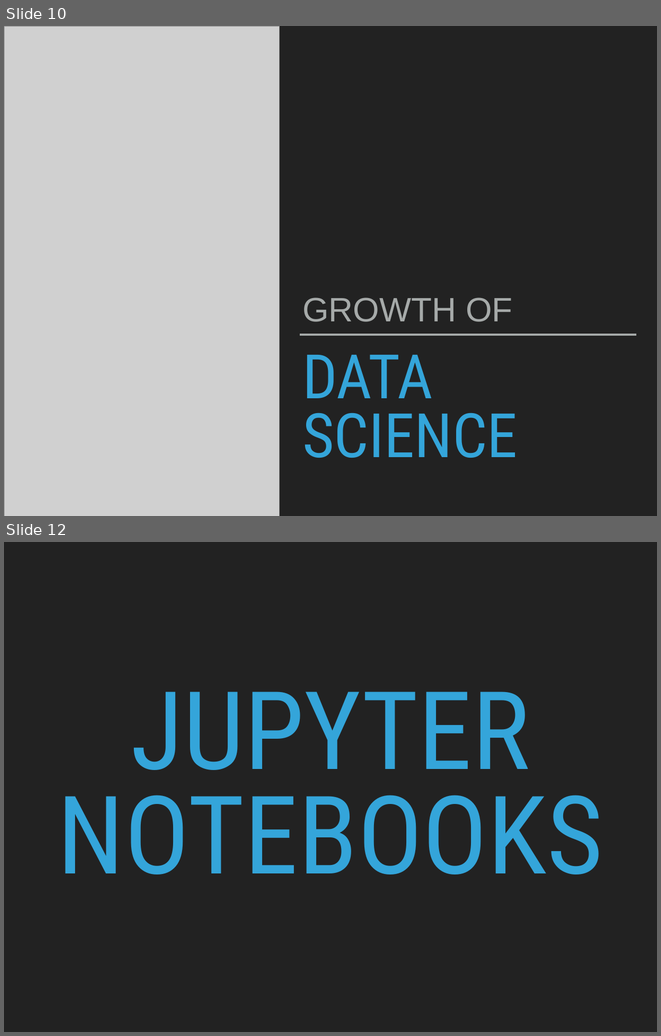
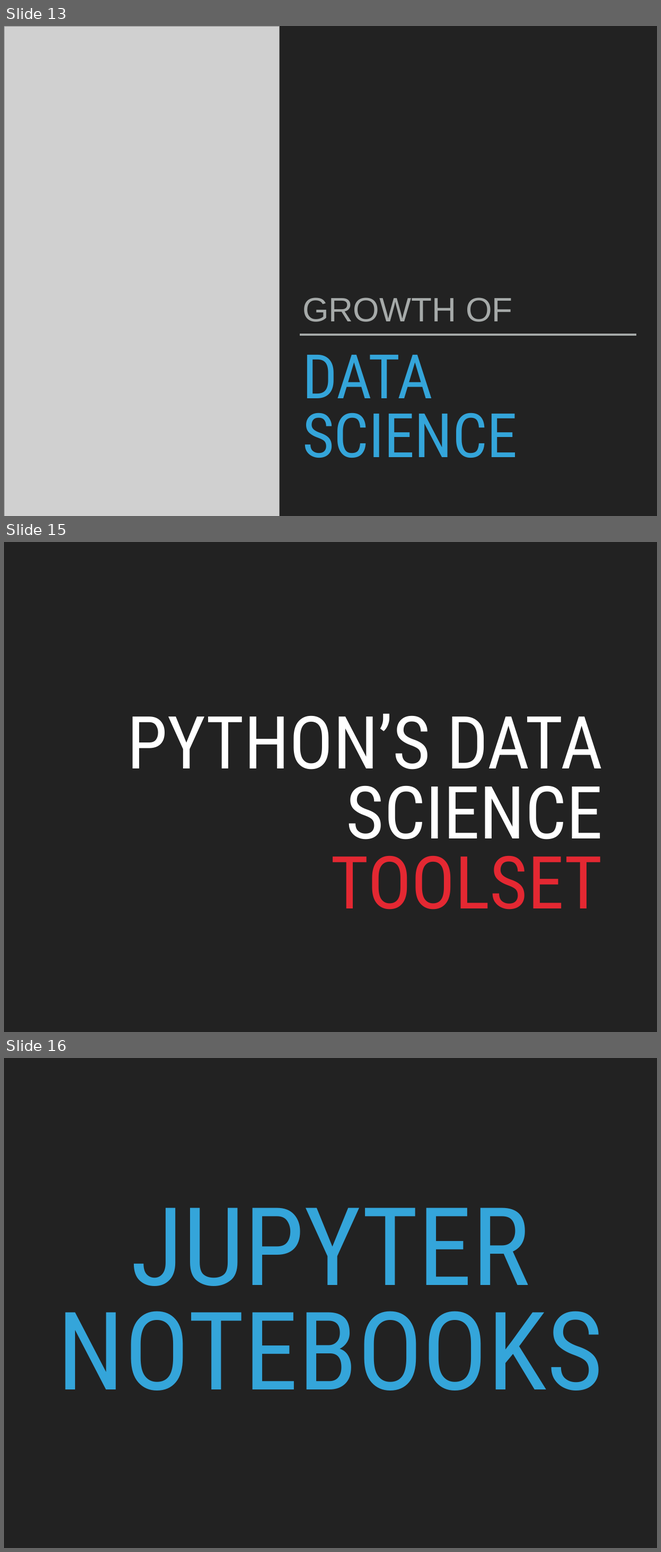
Before and after one commit to robcarrington/data-science-seminar, a slide deck: Seminar.pptx. Shown one above the other, each under a label of ours: slides 10 and 12 before the commit, slides 13, 15 and 16 after it; the slides between them are not shown. The pictures are 661x1036 and 661x1552 pixels, drawn with LibreOffice and Linux fonts; fonts in the diff are those of the drawing; grey boxes stand for pictures. Boxes give left, top, right and bottom in pixels: in the first picture for what was removed or moved away, otherwise in the second. Text is boxed around its words. In the diff, an @@ line names an element or a change of style, - is before the commit and + after.

```diff
--- a/Seminar.pptx
+++ b/Seminar.pptx
@@ slide 15 added at box(4, 542, 657, 1032), background #222222 @@
@@ title added at box(127, 713, 603, 909), 114.4 pt, text #FFFFFF @@
+PYTHON’S DATA SCIENCE TOOLSET
@@ what was slide 10 is now slide 13 @@
@@ what was slide 12 is now slide 16 @@
```
Also in this commit, not shown: 3 slides changed, 4 other slides added, 1 slide removed, 4 other files.
